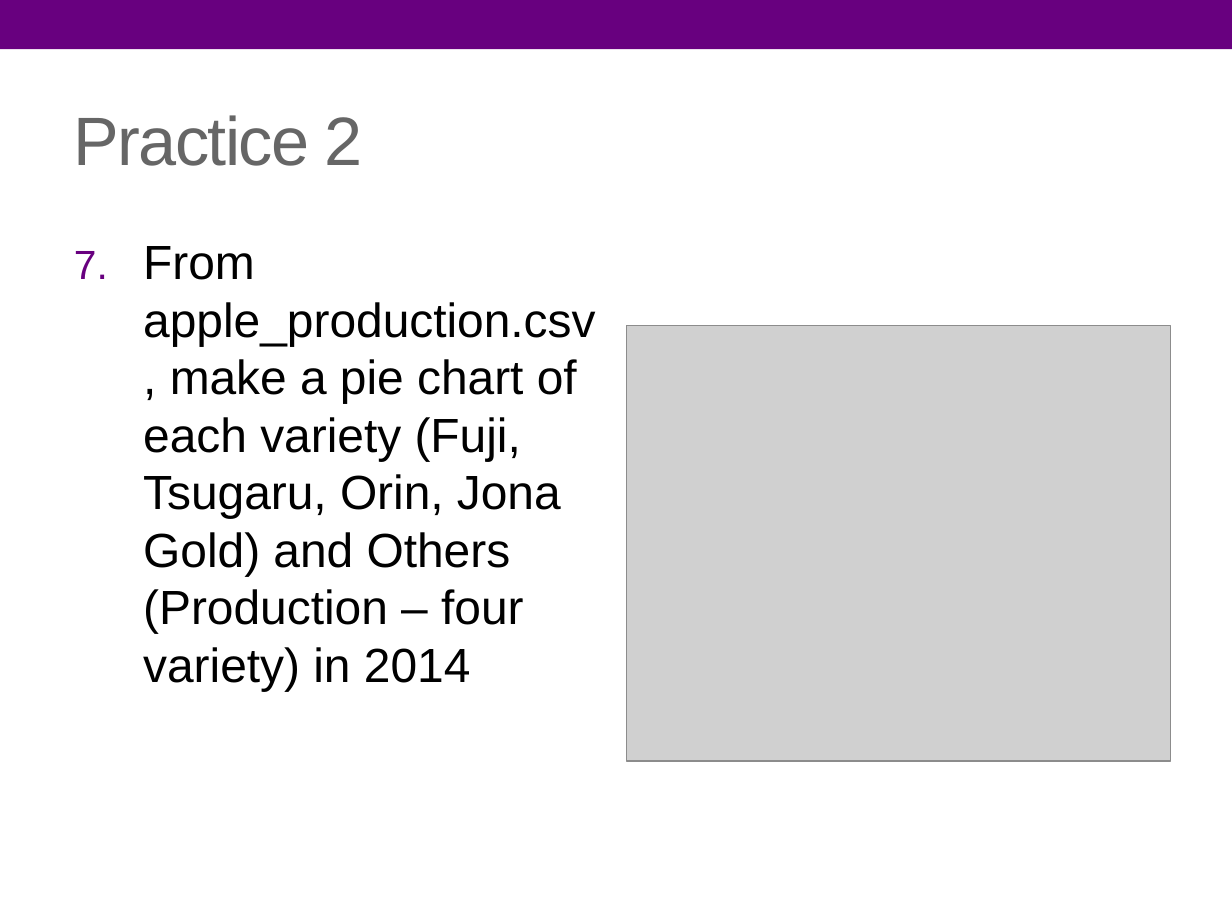
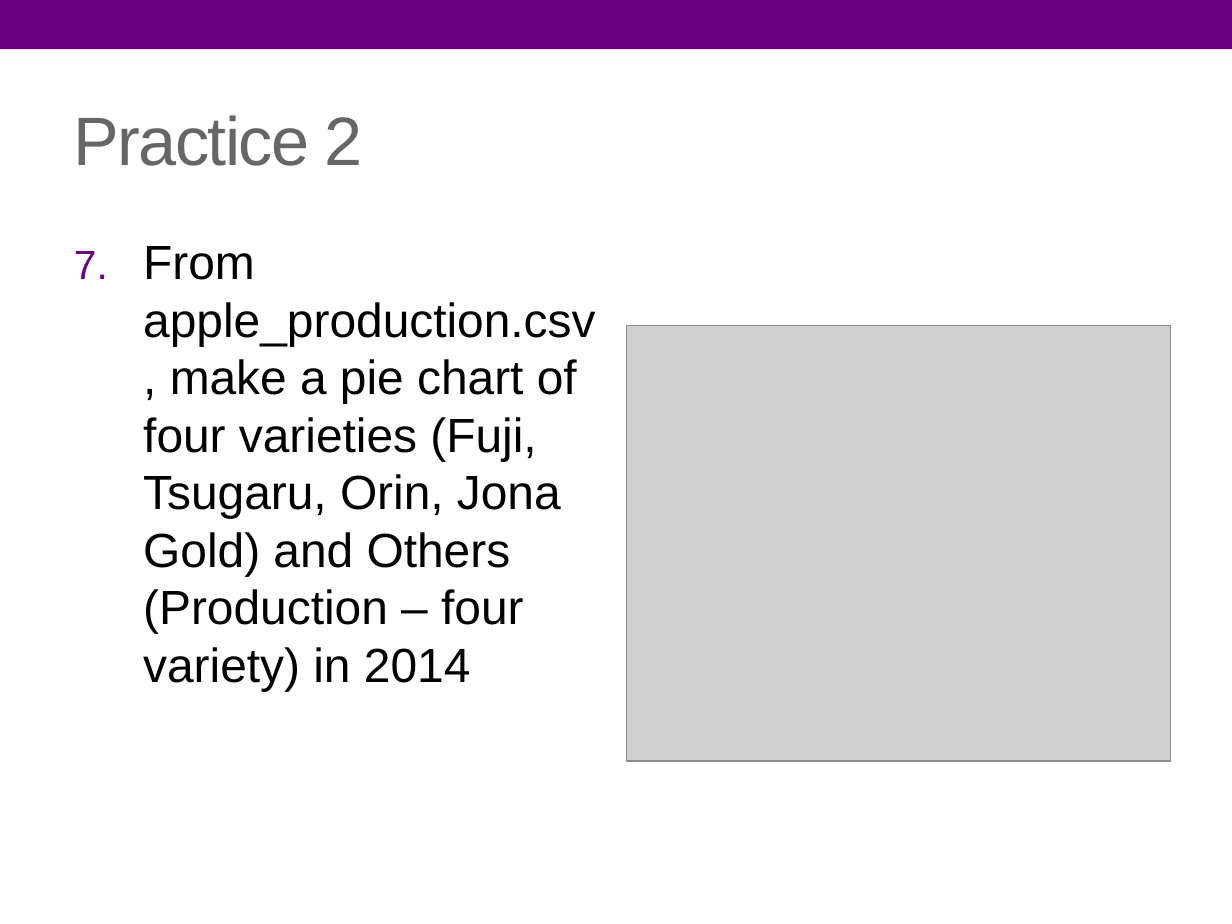
Before and after one commit to arity-r/pRactice, a slide deck: slide 13 of pRactice.pptx. Drawn at 1232x924 pixels with LibreOffice and Linux fonts; fonts in the diff are those of the drawing; grey boxes stand for pictures. Boxes give left, top, right and bottom in pixels: in the first picture for what was removed or moved away, otherwise in the second. Text is boxed around its words. In the diff, an @@ line names an element or a change of style, - is before the commit and + after.

Commit message:
fixed typo

```diff
--- a/pRactice.pptx
+++ b/pRactice.pptx
@@ text at box(143, 246, 595, 691): text changed @@
-7. From apple_production.csv, make a pie chart of each variety (Fuji, Tsugaru, Orin, Jona Gold) and Others (Production – four variety) in 2014
+7. From apple_production.csv, make a pie chart of four varieties (Fuji, Tsugaru, Orin, Jona Gold) and Others (Production – four variety) in 2014
```
Also in this commit, not shown: 2 other slides changed.
